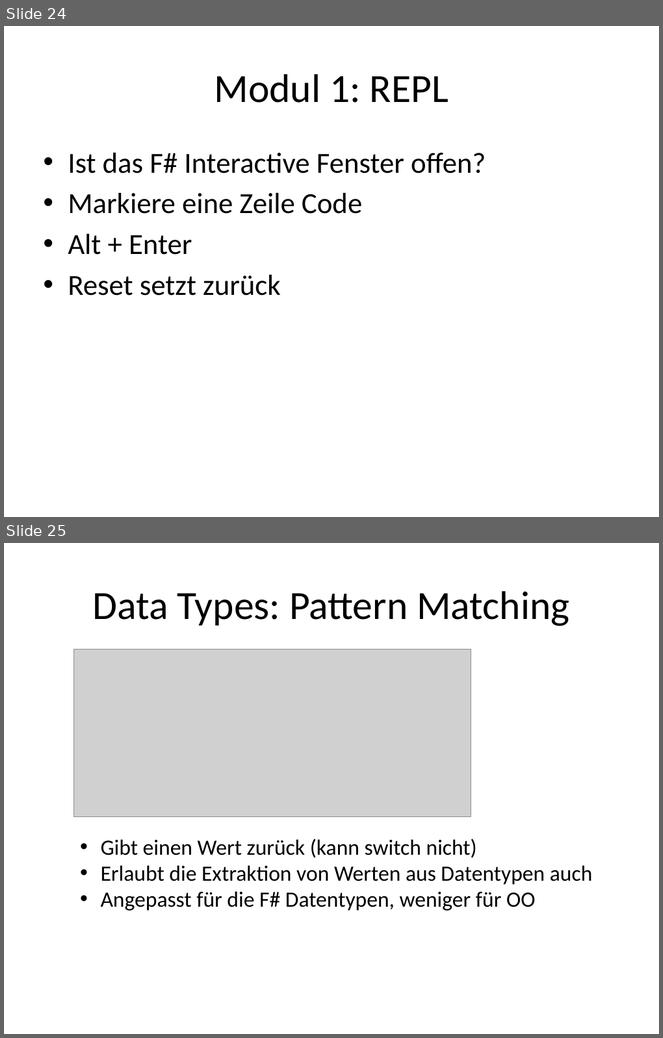
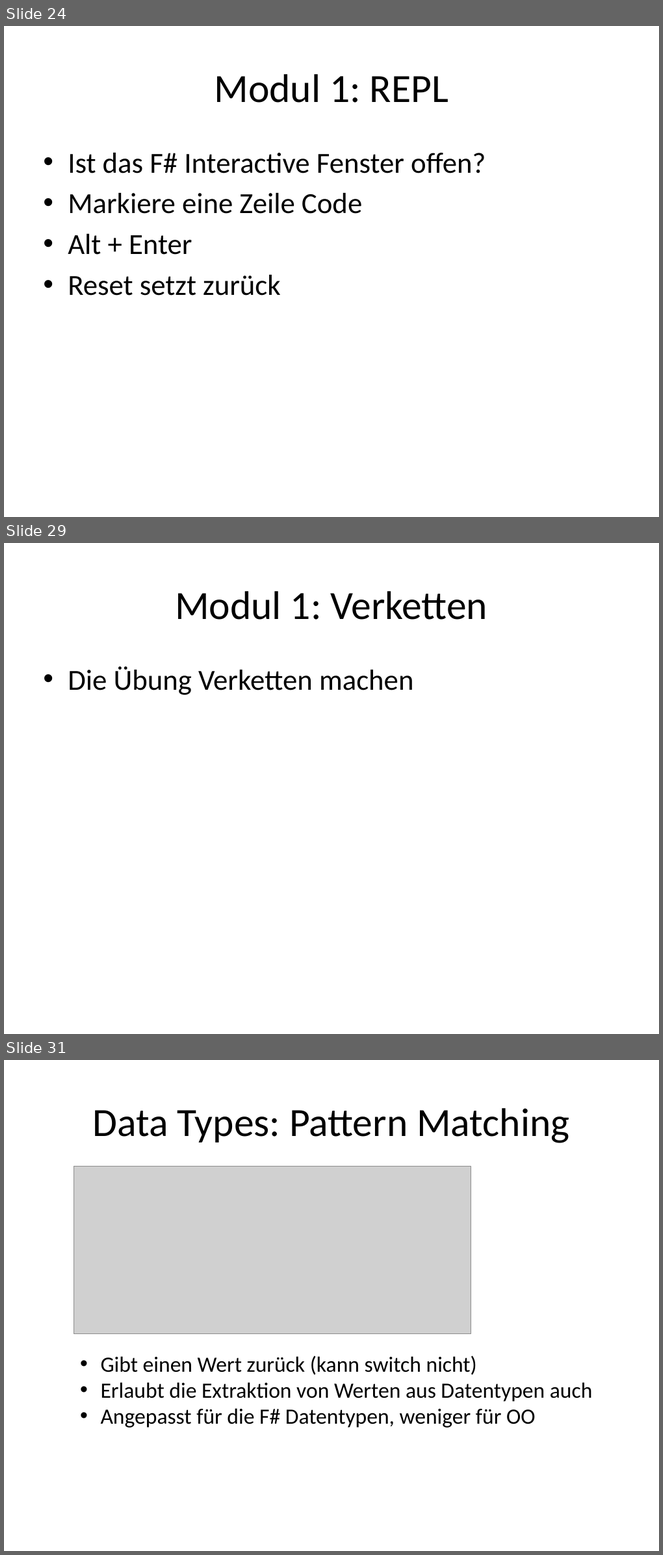
Before and after one commit to nasserbrake/Spartakiade2017, a slide deck: FSharp.pptx. Shown one above the other, each under a label of ours: slides 24 and 25 before the commit, slides 24, 29 and 31 after it; the slides between them are not shown. The pictures are 663x1038 and 663x1555 pixels, drawn with LibreOffice and Linux fonts; fonts in the diff are those of the drawing; grey boxes stand for pictures. Boxes give left, top, right and bottom in pixels: in the first picture for what was removed or moved away, otherwise in the second. Text is boxed around its words. In the diff, an @@ line names an element or a change of style, - is before the commit and + after.

Commit message:
Modul 1 beinhaltet List Funktionen, Umgang mit Referenzen in F#

```diff
--- a/FSharp.pptx
+++ b/FSharp.pptx
@@ slide 29 added at box(4, 543, 659, 1034), background #FFFFFF @@
@@ title added at box(175, 591, 488, 620), 44 pt, text #000000 @@
+Modul 1: Verketten
@@ text added at box(68, 667, 414, 695), 32 pt, text #000000 @@
+• Die Übung Verketten machen
@@ what was slide 25 is now slide 31 @@
```
Also in this commit, not shown: 5 other slides added, 7 other files.
